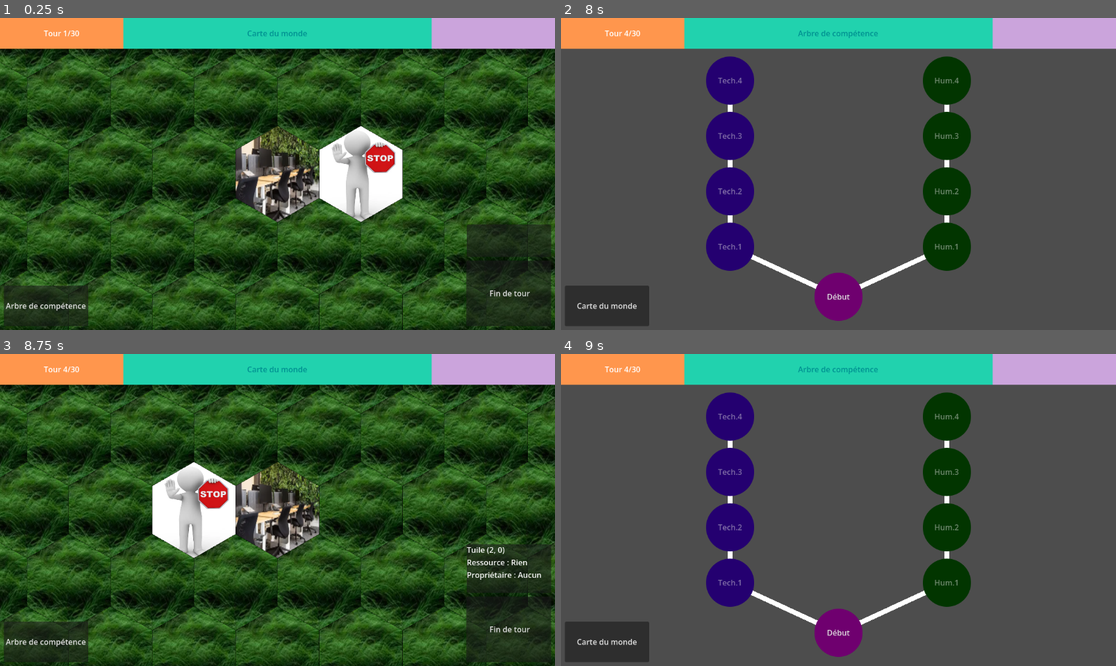
Above: before the commit, frames 1-4 (two rows, left to right).
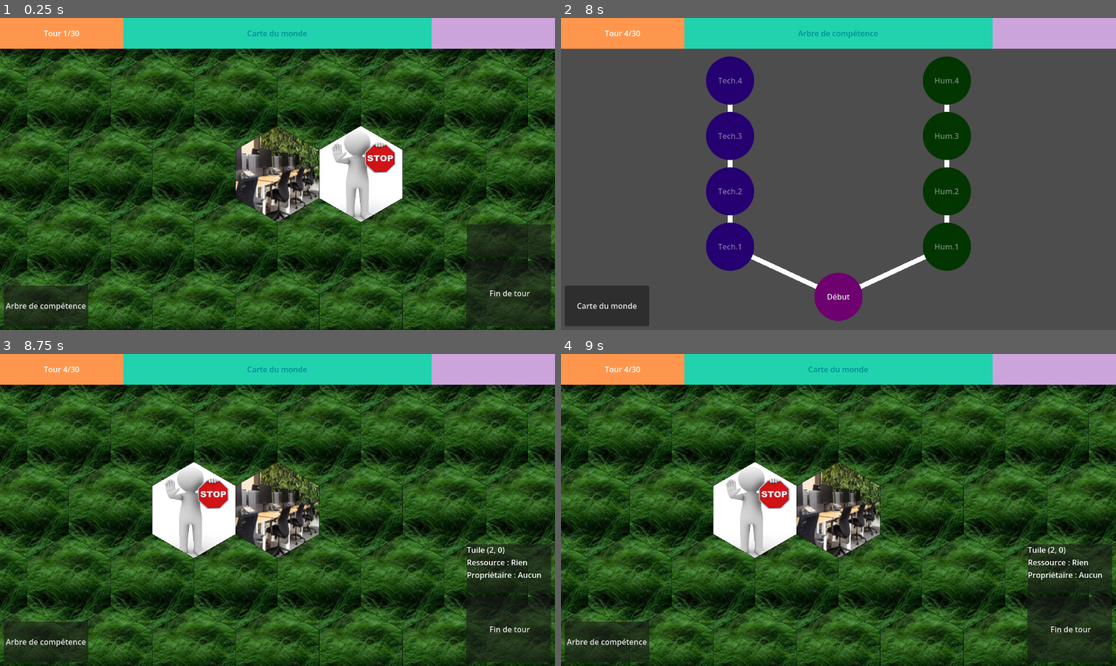
Above: after the commit, the same moments.

Repository: Shoshore/M2-Projet_Jeux_Serieux
Game: Godot game, scene res://Scenes/tile_map.tscn
Two runs of this game, one before a commit and one after it. Both use one fixed random seed, a clock stepped at 60 frames per second and the inputs below. The engine's default icon, where the game draws it, is replaced by a stand-in: a white triangle on a blue panel in a dark square.
Inputs (mouse positions are in pixels of both pictures, inside the frame that each line leads up to):
- Up to frame 1 (0.25 s): no input
- Up to frame 2 (8 s): click "Fin de tour" at 0.5 s; click "Arbre de compétence" at 1.25 s; tap Enter at 2, 6.5 s; move the mouse to (960, 158) at 2.02 s; click (960, 158) at 2.17 s; click "Fin de tour" at 2.75 s; click "Arbre de compétence" at 3.5 s; tap Space at 4.25, 7.25 s; move the mouse to (727, 189) at 4.27 s; click (727, 189) at 4.42 s; click "Fin de tour" at 5 s; click "Arbre de compétence" at 5.75 s; move the mouse to (894, 105) at 6.52 s; click (894, 105) at 6.67 s; move the mouse to (810, 236) at 7.27 s; click (810, 236) at 7.42 s
- Up to frame 3 (8.75 s): tap Enter at 8 s; move the mouse to (444, 556) at 8.02 s; click (444, 556) at 8.17 s; tap Escape (esc, bound only after the commit) at 8.65 s
- Up to frame 4 (9 s): tap Space at 8.75 s; move the mouse to (672, 463) at 8.77 s; click (672, 463) at 8.92 s

Frames 1-3 are identical in both runs. In frame 4, 87% of the frame differs, in the area x 0-100%, y 4-100%.

Commit message:
the game pause when pressing esc

Diff:
--- /dev/null
+++ b/Scenes/pause_menu.tscn
@@ -0,0 +1,13 @@
+[gd_scene format=3 uid="uid://dtse2n38biuul"]
+
+[ext_resource type="Script" uid="uid://brmj1iqaeo0hx" path="res://pause_menu.gd" id="1_hdmo1"]
+
+[node name="PauseMenu" type="Control" unique_id=749739424]
+process_mode = 3
+layout_mode = 3
+anchors_preset = 15
+anchor_right = 1.0
+anchor_bottom = 1.0
+grow_horizontal = 2
+grow_vertical = 2
+script = ExtResource("1_hdmo1")
--- a/Scenes/tile_map.tscn
+++ b/Scenes/tile_map.tscn
@@ -3,6 +3,7 @@
 [ext_resource type="Script" uid="uid://btlanxdhvpouc" path="res://scripts/turn_manager.gd" id="1_rlxc1"]
 [ext_resource type="Script" uid="uid://fjfec22nif3i" path="res://scripts/camera_manager.gd" id="2_1n30v"]
 [ext_resource type="PackedScene" uid="uid://cnlc6icyqflob" path="res://Scenes/Ressources.tscn" id="3_03na7"]
+[ext_resource type="PackedScene" uid="uid://dtse2n38biuul" path="res://Scenes/pause_menu.tscn" id="3_bfdkv"]
 [ext_resource type="PackedScene" uid="uid://u8f4qpy7vmam" path="res://Scenes/skillTree.tscn" id="3_xsk5a"]
 [ext_resource type="PackedScene" uid="uid://clvd24krlov8t" path="res://Scenes/Window_info.tscn" id="4_anah5"]
 [ext_resource type="PackedScene" uid="uid://c2tgprmtfh8kh" path="res://Scenes/Tour_info.tscn" id="4_xftlc"]
@@ -95,7 +96,10 @@
 offset_bottom = 80.0
 grow_vertical = 1
 
+[node name="PauseMenu" parent="." unique_id=749739424 instance=ExtResource("3_bfdkv")]
+
 [node name="input_manager" type="Node2D" parent="." unique_id=951359079]
+process_mode = 1
 script = ExtResource("7_xsk5a")
 
 [connection signal="pressed" from="HUD/Control/End_turn_button" to="." method="_on_end_turn_button_pressed"]
--- /dev/null
+++ b/pause_menu.gd
@@ -0,0 +1,21 @@
+extends Control
+
+@onready var tmp = $CanvasLayer2/PauseMenu
+
+func resume():
+	get_tree().paused = false
+
+func pause():
+	get_tree().paused = true
+
+func pause_menu():
+	if Input.is_action_just_pressed("esc") and get_tree().paused == false :
+		pause()
+		print("On est en pause ")
+	elif Input.is_action_just_pressed("esc") and get_tree().paused== true:
+		resume()
+		print("On est plus en pause ")
+
+
+func _process(float):
+	pause_menu()
--- a/project.godot
+++ b/project.godot
@@ -22,3 +22,11 @@
 [autoload]
 
 Global="*uid://bs133ypi5cfrj"
+
+[input]
+
+esc={
+"deadzone": 0.2,
+"events": [Object(InputEventKey,"resource_local_to_scene":false,"resource_name":"","device":16,"window_id":0,"alt_pressed":false,"shift_pressed":false,"ctrl_pressed":false,"meta_pressed":false,"pressed":false,"keycode":0,"physical_keycode":4194305,"key_label":0,"unicode":0,"location":0,"echo":false,"script":null)
+]
+}
--- a/scripts/Global.gd
+++ b/scripts/Global.gd
@@ -1,3 +1,5 @@
 extends Node
 
 const HEX_SIZE := 100
+
+#Faire le système de sauvegardes entre scène
--- a/scripts/input_manager.gd
+++ b/scripts/input_manager.gd
@@ -29,6 +29,9 @@
 		camera_position.emit(event.relative)
 
 
+
+
+
 #CREER UN INPUT MANAGER QUAND TOUT MARCHE POUR RENDRE LE CODE PLUS LISIBLE
 
 #GAMELOOP DEVRAIT DETECTER LE CLIC PAS LA MAP
Not shown, added: pause_menu.gd.uid
